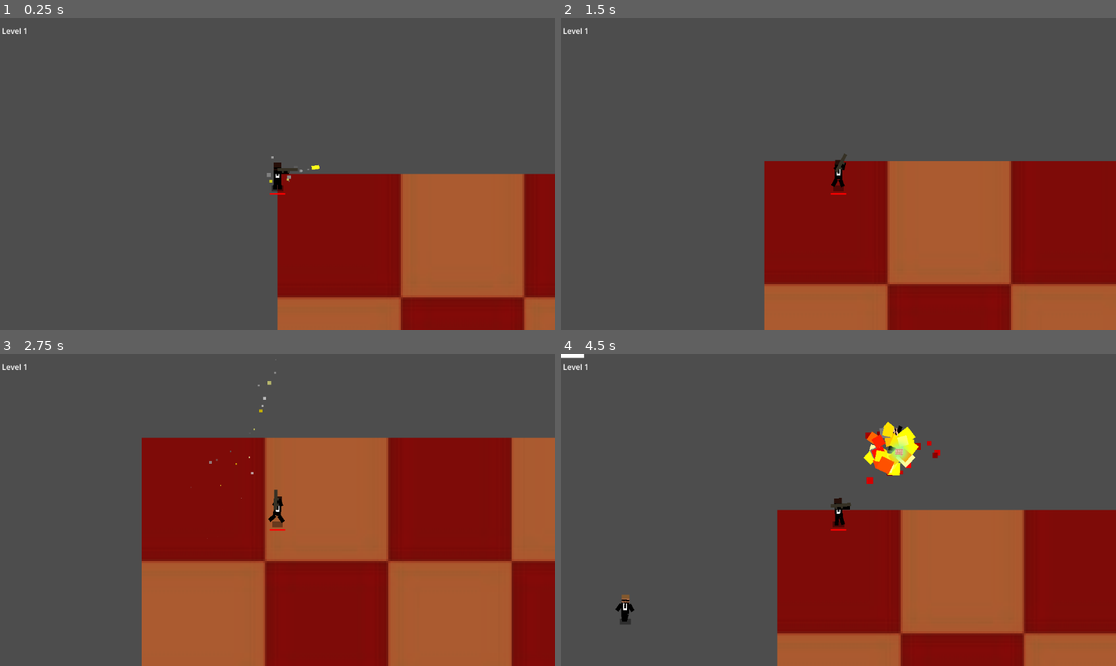
Above: before the commit, frames 1-4 (two rows, left to right).
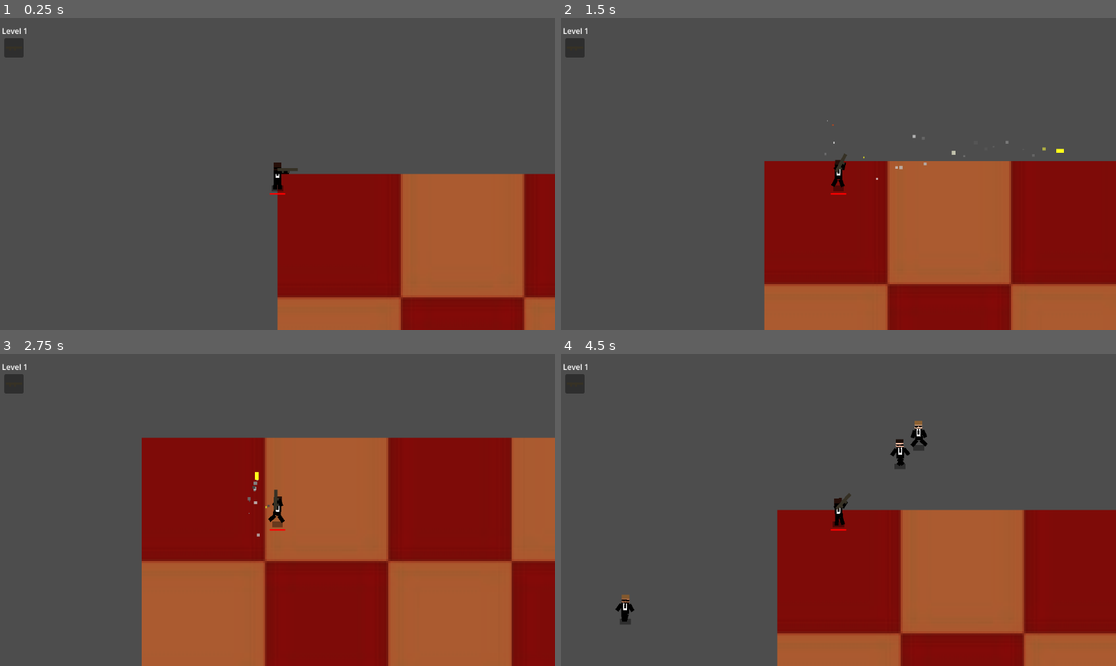
Above: after the commit, the same moments.

Repository: HarperNicholson/GAME-WHERE-YOU-RUN-AROUND-SHOOTING-PEOPLE
Game: Godot game, scene res://game.tscn
Two runs of this game, one before a commit and one after it. Both use one fixed random seed, a clock stepped at 60 frames per second and the inputs below. The engine's default icon, where the game draws it, is replaced by a stand-in: a white triangle on a blue panel in a dark square.
Inputs (mouse positions are in pixels of both pictures, inside the frame that each line leads up to):
- Up to frame 1 (0.25 s): no input
- Up to frame 2 (1.5 s): move the mouse to (960, 158) at 0.52 s; press the mouse at (960, 158) at 0.53 s; hold Right (ui_right) 0.53-1.28 s; move the mouse to (727, 189) at 1.27 s; release the mouse at (727, 189) at 1.28 s; hold Down (ui_down) from 1.28 s (still down); tap Shift (sprint) at 1.35 s
- Up to frame 3 (2.75 s): move the mouse to (333, 441) at 2.02 s; release Down (ui_down) at 2.03 s; press the mouse at (333, 441) at 2.03 s; hold Right (ui_right) from 2.03 s (still down)
- Up to frame 4 (4.5 s): move the mouse to (810, 572) at 2.77 s; release Right (ui_right) at 2.78 s; release the mouse at (810, 572) at 2.78 s; hold Up (ui_up) 2.78-3.53 s; tap Shift (sprint) at 2.85, 4.35 s; move the mouse to (1005, 556) at 3.52 s; press the mouse at (1005, 556) at 3.53 s; hold Left (ui_left) from 3.53 s (still down); move the mouse to (672, 463) at 4.27 s; release the mouse at (672, 463) at 4.28 s

The runs differ from the first frame. In frame 1, 0.3% of the frame differs, in the area x 0-58%, y 6-53%; in frame 2, 0.3%; in frame 3, 0.3%; in frame 4, 1.7%, in the area x 0-69%, y 0-51%.
Error before the commit: Invalid access to property or key '7' on a base object of type 'Dictionary'. (res://level_options.gd:30)

Commit message:
starting items implemented

Diff:
--- a/civilian_class.gd
+++ b/civilian_class.gd
@@ -10,9 +10,10 @@
 @export var is_player : bool = false
 var is_alive : bool = true
 
-@export var weapon : Node
+@export var starting_items : Array[Global.ITEMS] = []
 @export var controller : Node
 @export var playercam : Node
+var weapon : Node #set to first weapon in starting items
 
 @export var bouncy_projectiles : bool = false
 
@@ -50,6 +51,10 @@
 var elite : bool = false #triple HP, double size, half speed or something
 var is_wave_elite : bool = false #ensures drop
 
+func _ready():
+	for item in starting_items:
+		give_item(item)
+
 func update_body_size():
 	$Area2D/CollisionShape2D.scale *= 1.0 + size_mod
 	$CollisionShape2D.scale *= 1.0 + size_mod
--- a/global.gd
+++ b/global.gd
@@ -24,6 +24,8 @@
 
 var WEAPONS_POOL := [
 	ITEMS.ROCKET_LAUNCHER,
+	ITEMS.GUN,
+	ITEMS.SHOTGUN,
 ]
 
 var PASSIVES_POOL := [
@@ -47,7 +49,9 @@
 	MAX_HEALTH_UP,
 	REGEN_UP,
 	JETPACK,
-	ROCKET_LAUNCHER
+	ROCKET_LAUNCHER,
+	GUN,
+	SHOTGUN,
 	} #, RUBBER_BULLETS
 
 var item_scenes := {
@@ -57,7 +61,12 @@
 	ITEMS.MOVESPEED_UP: preload("res://upgrades/movespeed_up.tscn"),
 	ITEMS.MAX_HEALTH_UP: preload("res://upgrades/max_health_up.tscn"),
 	ITEMS.REGEN_UP: preload("res://upgrades/regen_up.tscn"),
-	ITEMS.JETPACK: preload("res://upgrades/jetpack_icon.tscn"),
+	ITEMS.JETPACK: preload("res://upgrades/jetpack_item.tscn"),
+	ITEMS.ROCKET_LAUNCHER: preload("res://upgrades/rocket_launcher_item.tscn"),
+	ITEMS.GUN: preload("res://upgrades/gun_item.tscn"),
+	ITEMS.SHOTGUN: preload("res://upgrades/shotgun_item.tscn"),
+	#ITEMS.ITEMNAME: preload(),
+	#ITEMS.ITEMNAME: preload(),
 	#ITEMS.ITEMNAME: preload(),
 	#ITEMS.RUBBER_BULLETS: preload("res://upgrades/rubber_bullets.tscn"),
 }
@@ -67,22 +76,20 @@
 
 	var player_item_nodes = player.find_child("SurvivorsUI").find_child("Items").get_children()
 
-	var player_items : Array = []
-
-	for item_node in player_item_nodes:
-		var item_id_and_copies : Array = []
-		item_id_and_copies.append(item_node.item_id)
-		item_id_and_copies.append(item_node.copies)
-		player_items.append(item_id_and_copies)
+	#for item_node in player_item_nodes:
+		#var item_id_and_copies : Array = []
+		#item_id_and_copies.append(item_node.item_id)
+		#item_id_and_copies.append(item_node.copies)
+		#player_items.append(item_id_and_copies)
 
 	var player_level_nines : Array = []
 
 	var player_passives : int = 0
 	var player_weapons : int = 0
 
-	for _item_id_and_copies in player_items:
-		var item_id = _item_id_and_copies[0] #this will return ITEMS.ITEM_NAME
-		var item_copies = _item_id_and_copies[1] #this will return an int >= 1
+	for item_node in player_item_nodes:
+		var item_id = item_node.item_id
+		var item_copies = item_node.copies
 
 
 
@@ -109,8 +116,21 @@
 
 
 	for evo in EVOLUTIONS_POOL:
-		if player_items.has(evo): result.remove_at(result.find(evo))
-		elif player_level_nines.has(evo): continue
+
+		var player_has_evo := false
+
+		for item_node in player_item_nodes:
+			if item_node.item_id == evo:
+				player_has_evo = true
+				break
+
+		if player_has_evo:
+			result.remove_at(result.find(evo))
+
+		elif player_level_nines.has(evolutions[evo]["weapon"]) \
+		and player_level_nines.has(evolutions[evo]["passive"]):
+			continue
+
 		elif result.has(evo):
 			result.remove_at(result.find(evo))
 
--- a/playable/agents/agent.tscn
+++ b/playable/agents/agent.tscn
@@ -25,14 +25,14 @@
 [sub_resource type="StyleBoxFlat" id="StyleBoxFlat_0j8jp"]
 bg_color = Color(1, 1, 1, 1)
 
-[node name="Agent" type="CharacterBody2D" unique_id=745263233 node_paths=PackedStringArray("weapon", "controller", "playercam") groups=["Player"]]
+[node name="Agent" type="CharacterBody2D" unique_id=745263233 node_paths=PackedStringArray("controller", "playercam") groups=["Player"]]
 z_index = 1
 collision_layer = 2
 motion_mode = 1
 floor_stop_on_slope = false
 script = ExtResource("1_hqtel")
 is_player = true
-weapon = NodePath("Gun")
+starting_items = Array[int]([8])
 controller = NodePath("PlayerController")
 playercam = NodePath("PlayerCamera2D")
 
--- a/playable/agents/jetpack_agent.tscn
+++ b/playable/agents/jetpack_agent.tscn
@@ -32,9 +32,10 @@
 floor_stop_on_slope = false
 script = ExtResource("1_mv3a4")
 is_player = true
+starting_items = Array[int]([6])
 controller = NodePath("PlayerController")
 playercam = NodePath("PlayerCamera2D")
-speed = 200.0
+speed = 185.0
 
 [node name="PlayerCamera2D" parent="." unique_id=1503368257 instance=ExtResource("2_k20p8")]
 
--- a/playable/agents/rocket_agent.tscn
+++ b/playable/agents/rocket_agent.tscn
@@ -4,7 +4,6 @@
 [ext_resource type="PackedScene" uid="uid://b8w5pgk0e78k0" path="res://player_camera_2d.tscn" id="2_u30r3"]
 [ext_resource type="PackedScene" uid="uid://ctnxymgw58y7u" path="res://civilian_body.tscn" id="3_4x7rj"]
 [ext_resource type="Script" uid="uid://diwjwmjc66ghv" path="res://player_controller.gd" id="4_te7xs"]
-[ext_resource type="PackedScene" uid="uid://blggr3awog7no" path="res://weapons/rocket_launcher.tscn" id="5_u30r3"]
 [ext_resource type="PackedScene" uid="uid://db8xc3vmn7lh8" path="res://playable/agents/survivors_ui.tscn" id="6_lgodf"]
 
 [sub_resource type="CanvasTexture" id="CanvasTexture_q2tsy"]
@@ -25,14 +24,14 @@
 [sub_resource type="StyleBoxFlat" id="StyleBoxFlat_lgodf"]
 bg_color = Color(1, 1, 1, 1)
 
-[node name="RocketAgent" type="CharacterBody2D" unique_id=745263233 node_paths=PackedStringArray("weapon", "controller", "playercam") groups=["Player"]]
+[node name="RocketAgent" type="CharacterBody2D" unique_id=745263233 node_paths=PackedStringArray("controller", "playercam") groups=["Player"]]
 z_index = 1
 collision_layer = 2
 motion_mode = 1
 floor_stop_on_slope = false
 script = ExtResource("1_u30r3")
 is_player = true
-weapon = NodePath("RocketLauncher")
+starting_items = Array[int]([7])
 controller = NodePath("PlayerController")
 playercam = NodePath("PlayerCamera2D")
 
@@ -70,8 +69,6 @@
 [node name="PlayerController" type="Node2D" parent="." unique_id=1165073739]
 script = ExtResource("4_te7xs")
 
-[node name="RocketLauncher" parent="." unique_id=430989293 instance=ExtResource("5_u30r3")]
-
 [node name="XPMagnet" type="Area2D" parent="." unique_id=818472103]
 
 [node name="CollisionShape2D" type="CollisionShape2D" parent="XPMagnet" unique_id=2058044130]
--- a/playable/agents/shotgun_agent.tscn
+++ b/playable/agents/shotgun_agent.tscn
@@ -4,7 +4,6 @@
 [ext_resource type="PackedScene" uid="uid://b8w5pgk0e78k0" path="res://player_camera_2d.tscn" id="2_kgdmu"]
 [ext_resource type="PackedScene" uid="uid://ctnxymgw58y7u" path="res://civilian_body.tscn" id="3_te5cc"]
 [ext_resource type="Script" uid="uid://diwjwmjc66ghv" path="res://player_controller.gd" id="4_5st0m"]
-[ext_resource type="PackedScene" uid="uid://y5ta1gv2f8pe" path="res://weapons/shotgun.tscn" id="5_kgdmu"]
 [ext_resource type="PackedScene" uid="uid://db8xc3vmn7lh8" path="res://playable/agents/survivors_ui.tscn" id="6_05ccx"]
 
 [sub_resource type="CanvasTexture" id="CanvasTexture_q2tsy"]
@@ -25,14 +24,14 @@
 [sub_resource type="StyleBoxFlat" id="StyleBoxFlat_05ccx"]
 bg_color = Color(1, 1, 1, 1)
 
-[node name="ShotgunAgent" type="CharacterBody2D" unique_id=745263233 node_paths=PackedStringArray("weapon", "controller", "playercam") groups=["Player"]]
+[node name="ShotgunAgent" type="CharacterBody2D" unique_id=745263233 node_paths=PackedStringArray("controller", "playercam") groups=["Player"]]
 z_index = 1
 collision_layer = 2
 motion_mode = 1
 floor_stop_on_slope = false
 script = ExtResource("1_kgdmu")
 is_player = true
-weapon = NodePath("Shotgun")
+starting_items = Array[int]([9])
 controller = NodePath("PlayerController")
 playercam = NodePath("PlayerCamera2D")
 
@@ -70,9 +69,6 @@
 [node name="PlayerController" type="Node2D" parent="." unique_id=1165073739]
 script = ExtResource("4_5st0m")
 
-[node name="Shotgun" parent="." unique_id=430989293 instance=ExtResource("5_kgdmu")]
-SFX = 3
-
 [node name="XPMagnet" type="Area2D" parent="." unique_id=1608804995]
 
 [node name="CollisionShape2D" type="CollisionShape2D" parent="XPMagnet" unique_id=1784712574]
--- /dev/null
+++ b/upgrades/gun_item.gd
@@ -0,0 +1,7 @@
+extends Item
+
+func given_to_player():
+	var player = get_tree().get_first_node_in_group("Player")
+	var weapon_instance = load("res://weapons/gun.tscn").instantiate()
+	player.add_child(weapon_instance)
+	if player.weapon == null: player.weapon = weapon_instance
--- /dev/null
+++ b/upgrades/gun_item.tscn
@@ -0,0 +1,60 @@
+[gd_scene format=3 uid="uid://cofcafyhfgdil"]
+
+[ext_resource type="Script" uid="uid://cgnm72sv20b36" path="res://upgrades/gun_item.gd" id="1_wh1v4"]
+[ext_resource type="Theme" uid="uid://byosmhxx70y8p" path="res://new_theme.tres" id="2_pmw13"]
+
+[sub_resource type="CanvasTexture" id="CanvasTexture_wh1v4"]
+
+[node name="GunItem" type="Control" unique_id=1637849664]
+layout_mode = 3
+anchors_preset = 0
+focus_mode = 2
+script = ExtResource("1_wh1v4")
+metadata/_edit_lock_ = true
+
+[node name="Panel" type="Panel" parent="." unique_id=448079541]
+layout_mode = 1
+anchors_preset = 8
+anchor_left = 0.5
+anchor_top = 0.5
+anchor_right = 0.5
+anchor_bottom = 0.5
+offset_left = -20.0
+offset_top = -20.0
+offset_right = 20.0
+offset_bottom = 20.0
+grow_horizontal = 2
+grow_vertical = 2
+metadata/_edit_lock_ = true
+
+[node name="Node2D" type="Node2D" parent="Panel" unique_id=751718191]
+position = Vector2(10, 27.000002)
+scale = Vector2(6.8822217, 6.8822217)
+
+[node name="Sprite2D" type="Sprite2D" parent="Panel/Node2D" unique_id=1166850621]
+self_modulate = Color(0.13319641, 0.13319641, 0.13319638, 1)
+position = Vector2(0.122176774, -0.2548325)
+rotation = 0.64914346
+scale = Vector2(1, 2.251114)
+texture = SubResource("CanvasTexture_wh1v4")
+
+[node name="Sprite2D2" type="Sprite2D" parent="Panel/Node2D" unique_id=620026602]
+self_modulate = Color(0.13319641, 0.13319641, 0.13319638, 1)
+position = Vector2(1.8749999, -1)
+scale = Vector2(3.75, 1)
+texture = SubResource("CanvasTexture_wh1v4")
+
+[node name="Label" type="Label" parent="Panel" unique_id=1587723781]
+layout_mode = 1
+anchors_preset = 15
+anchor_right = 1.0
+anchor_bottom = 1.0
+offset_right = 40.0
+offset_bottom = 40.0
+grow_horizontal = 2
+grow_vertical = 2
+scale = Vector2(0.5, 0.5)
+theme = ExtResource("2_pmw13")
+horizontal_alignment = 2
+vertical_alignment = 2
+metadata/_edit_lock_ = true
--- a/upgrades/jetpack_icon.tscn
+++ b/upgrades/jetpack_item.tscn
@@ -1,8 +1,8 @@
 [gd_scene format=3 uid="uid://c5u6lbn8ij6yi"]
 
-[ext_resource type="Script" uid="uid://bk2fuxhwb5738" path="res://upgrades/jetpack_icon.gd" id="1_u4m2i"]
-[ext_resource type="Theme" uid="uid://byosmhxx70y8p" path="res://new_theme.tres" id="2_bhk3b"]
-[ext_resource type="Script" uid="uid://b5sy8fw64qjjb" path="res://evolutions/jetpack.gd" id="2_logew"]
+[ext_resource type="Script" uid="uid://bk2fuxhwb5738" path="res://upgrades/jetpack_item.gd" id="1_q7v04"]
+[ext_resource type="Script" uid="uid://b5sy8fw64qjjb" path="res://evolutions/jetpack.gd" id="2_a6vj8"]
+[ext_resource type="Theme" uid="uid://byosmhxx70y8p" path="res://new_theme.tres" id="3_yapns"]
 
 [sub_resource type="CanvasTexture" id="CanvasTexture_64lnt"]
 
@@ -18,11 +18,11 @@
 offsets = PackedFloat32Array(0.7507082)
 colors = PackedColorArray(1, 0.9692308, 0.9692308, 1)
 
-[node name="JetpackIcon" type="Control" unique_id=1637849664]
+[node name="JetpackItem" type="Control" unique_id=1637849664]
 layout_mode = 3
 anchors_preset = 0
 focus_mode = 2
-script = ExtResource("1_u4m2i")
+script = ExtResource("1_q7v04")
 metadata/_edit_lock_ = true
 
 [node name="Panel" type="Panel" parent="." unique_id=448079541]
--- /dev/null
+++ b/upgrades/rocket_launcher_item.gd
@@ -0,0 +1,7 @@
+extends Item
+
+func given_to_player():
+	var player = get_tree().get_first_node_in_group("Player")
+	var weapon_instance = load("res://weapons/rocket_launcher.tscn").instantiate()
+	player.add_child(weapon_instance)
+	if player.weapon == null: player.weapon = weapon_instance
--- /dev/null
+++ b/upgrades/rocket_launcher_item.tscn
@@ -0,0 +1,65 @@
+[gd_scene format=3 uid="uid://bwnlecmbwev7u"]
+
+[ext_resource type="Script" uid="uid://cv7mffboaskxc" path="res://upgrades/rocket_launcher_item.gd" id="1_dh22x"]
+[ext_resource type="Theme" uid="uid://byosmhxx70y8p" path="res://new_theme.tres" id="3_h2728"]
+
+[sub_resource type="CanvasTexture" id="CanvasTexture_dh22x"]
+
+[node name="RocketLauncherItem" type="Control" unique_id=1637849664]
+layout_mode = 3
+anchors_preset = 0
+focus_mode = 2
+script = ExtResource("1_dh22x")
+metadata/_edit_lock_ = true
+
+[node name="Panel" type="Panel" parent="." unique_id=448079541]
+layout_mode = 1
+anchors_preset = 8
+anchor_left = 0.5
+anchor_top = 0.5
+anchor_right = 0.5
+anchor_bottom = 0.5
+offset_left = -20.0
+offset_top = -20.0
+offset_right = 20.0
+offset_bottom = 20.0
+grow_horizontal = 2
+grow_vertical = 2
+metadata/_edit_lock_ = true
+
+[node name="Node2D" type="Node2D" parent="Panel" unique_id=751718191]
+position = Vector2(16, 20)
+scale = Vector2(3.2690816, 3.2690816)
+
+[node name="Sprite2D" type="Sprite2D" parent="Panel/Node2D" unique_id=1304832554]
+self_modulate = Color(0.21, 0.19047, 0.1449, 1)
+position = Vector2(-1.2613544, 1.1231098)
+scale = Vector2(1.1641431, 1.1641431)
+texture = SubResource("CanvasTexture_dh22x")
+
+[node name="Sprite2D2" type="Sprite2D" parent="Panel/Node2D" unique_id=1715213592]
+self_modulate = Color(0.21, 0.19047, 0.1449, 1)
+position = Vector2(1.7386456, 1.1231098)
+scale = Vector2(1.1641431, 1.1641431)
+texture = SubResource("CanvasTexture_dh22x")
+
+[node name="Sprite2D3" type="Sprite2D" parent="Panel/Node2D" unique_id=925964378]
+self_modulate = Color(0.21, 0.19047, 0.1449, 1)
+position = Vector2(1.2386456, -0.12689018)
+scale = Vector2(10.477287, 1.7462146)
+texture = SubResource("CanvasTexture_dh22x")
+
+[node name="Label" type="Label" parent="Panel" unique_id=1587723781]
+layout_mode = 1
+anchors_preset = 15
+anchor_right = 1.0
+anchor_bottom = 1.0
+offset_right = 40.0
+offset_bottom = 40.0
+grow_horizontal = 2
+grow_vertical = 2
+scale = Vector2(0.5, 0.5)
+theme = ExtResource("3_h2728")
+horizontal_alignment = 2
+vertical_alignment = 2
+metadata/_edit_lock_ = true
--- /dev/null
+++ b/upgrades/shotgun_item.gd
@@ -0,0 +1,7 @@
+extends Item
+
+func given_to_player():
+	var player = get_tree().get_first_node_in_group("Player")
+	var weapon_instance = load("res://weapons/shotgun.tscn").instantiate()
+	player.add_child(weapon_instance)
+	if player.weapon == null: player.weapon = weapon_instance
--- /dev/null
+++ b/upgrades/shotgun_item.tscn
@@ -0,0 +1,60 @@
+[gd_scene format=3 uid="uid://bsgmnj5c1o4kr"]
+
+[ext_resource type="Script" uid="uid://ygt7jpq3j6ck" path="res://upgrades/shotgun_item.gd" id="1_cx1ue"]
+[ext_resource type="Theme" uid="uid://byosmhxx70y8p" path="res://new_theme.tres" id="2_x2sap"]
+
+[sub_resource type="CanvasTexture" id="CanvasTexture_cx1ue"]
+
+[node name="ShotgunItem" type="Control" unique_id=1637849664]
+layout_mode = 3
+anchors_preset = 0
+focus_mode = 2
+script = ExtResource("1_cx1ue")
+metadata/_edit_lock_ = true
+
+[node name="Panel" type="Panel" parent="." unique_id=448079541]
+layout_mode = 1
+anchors_preset = 8
+anchor_left = 0.5
+anchor_top = 0.5
+anchor_right = 0.5
+anchor_bottom = 0.5
+offset_left = -20.0
+offset_top = -20.0
+offset_right = 20.0
+offset_bottom = 20.0
+grow_horizontal = 2
+grow_vertical = 2
+metadata/_edit_lock_ = true
+
+[node name="Node2D" type="Node2D" parent="Panel" unique_id=751718191]
+position = Vector2(17, 22.999998)
+scale = Vector2(3.949839, 3.949839)
+
+[node name="Sprite2D" type="Sprite2D" parent="Panel/Node2D" unique_id=238075742]
+self_modulate = Color(0.28009677, 0.1307203, 0, 1)
+position = Vector2(-2.7274034, 7.4505806e-08)
+rotation = 0.64914346
+scale = Vector2(1.286485, 2.5150805)
+texture = SubResource("CanvasTexture_cx1ue")
+
+[node name="Sprite2D2" type="Sprite2D" parent="Panel/Node2D" unique_id=173558204]
+self_modulate = Color(0.13319641, 0.13319641, 0.13319638, 1)
+position = Vector2(1.2872965, -0.73395497)
+scale = Vector2(8.043471, 1.5320901)
+texture = SubResource("CanvasTexture_cx1ue")
+
+[node name="Label" type="Label" parent="Panel" unique_id=1587723781]
+layout_mode = 1
+anchors_preset = 15
+anchor_right = 1.0
+anchor_bottom = 1.0
+offset_right = 40.0
+offset_bottom = 40.0
+grow_horizontal = 2
+grow_vertical = 2
+scale = Vector2(0.5, 0.5)
+theme = ExtResource("2_x2sap")
+horizontal_alignment = 2
+vertical_alignment = 2
+metadata/_edit_lock_ = true
--- a/weapons/projectile_weapon.gd
+++ b/weapons/projectile_weapon.gd
@@ -14,7 +14,10 @@
 @export var projectile_knockback : float = 50.0
 @export var SFX : EffectManager.SFX = EffectManager.SFX.GUN
 
-var cooldown : float = 0.0
+var cooldown : float = fire_rate
+
+func _ready() -> void:
+	owner = get_parent()
 
 func _process(delta):
 	cooldown -= delta
Not shown, added: upgrades/gun_item.gd.uid
Renamed: upgrades/jetpack_icon.gd -> upgrades/jetpack_item.gd
Renamed: upgrades/jetpack_icon.gd.uid -> upgrades/jetpack_item.gd.uid
Not shown: 2 places in upgrades/jetpack_item.tscn that only renumber resources
Not shown, added: upgrades/rocket_launcher_item.gd.uid
Not shown, added: upgrades/shotgun_item.gd.uid
